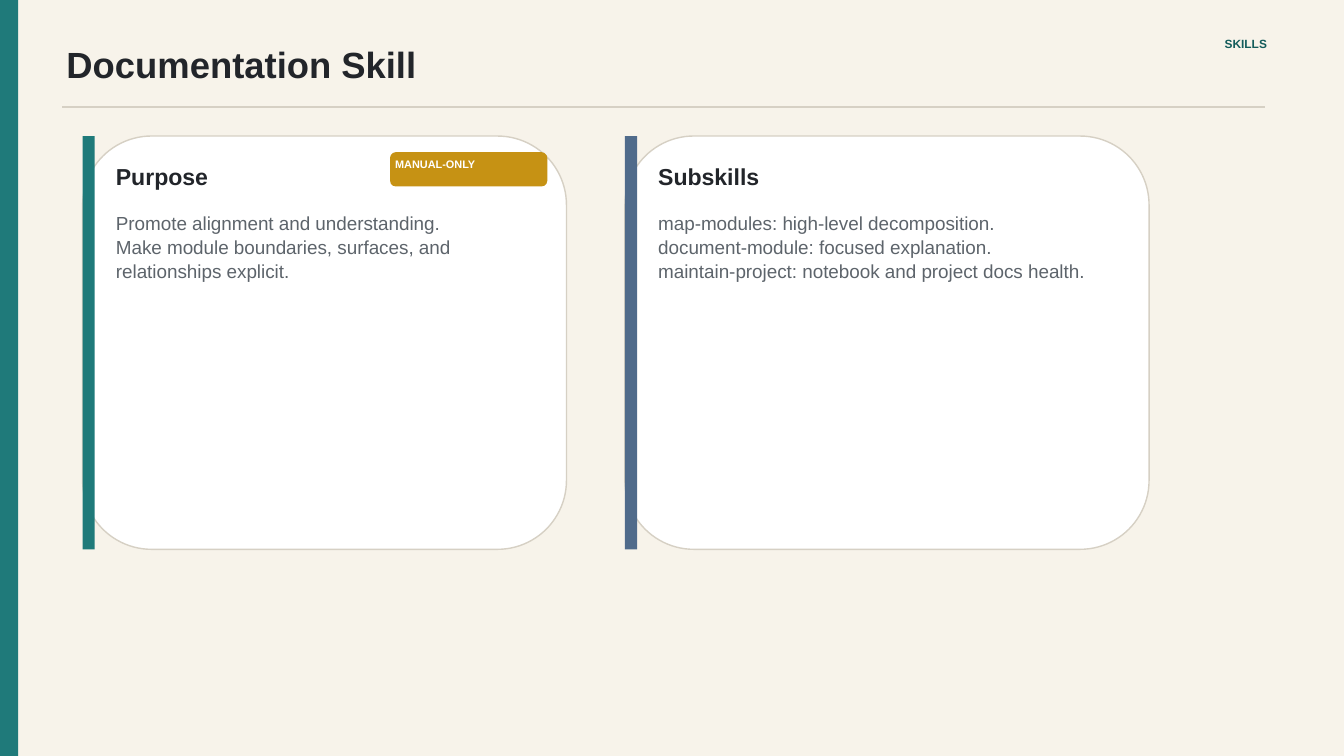
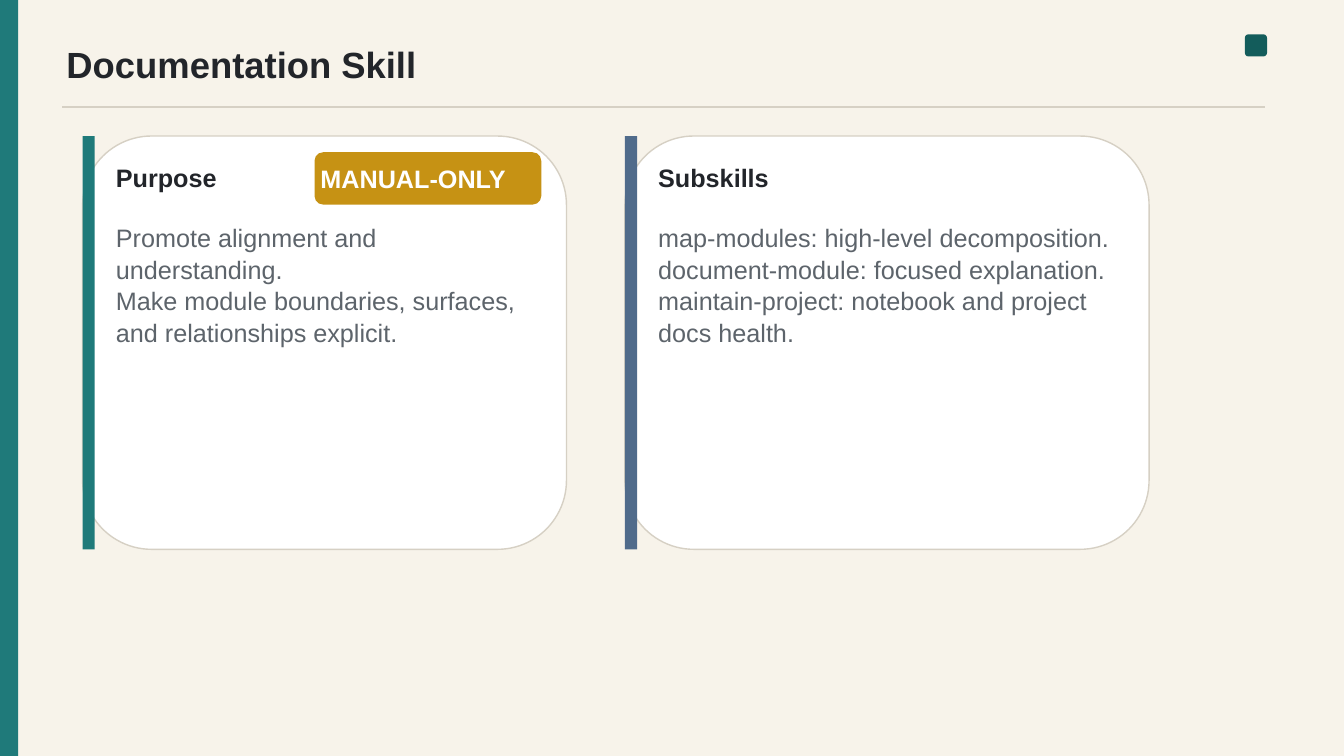
Before and after one commit to oclb/oconnorlab-agent-config, a slide deck: slide 23 of presentations/lab-agent-config-update/lab-agent-config-update.pptx (slide 22 before the commit). Drawn at 1344x756 pixels with LibreOffice and Linux fonts; fonts in the diff are those of the drawing. Boxes give left, top, right and bottom in pixels: in the first picture for what was removed or moved away, otherwise in the second. Text is boxed around its words. In the diff, an @@ line names an element or a change of style, - is before the commit and + after.

```diff
--- a/presentations/lab-agent-config-update/lab-agent-config-update.pptx
+++ b/presentations/lab-agent-config-update/lab-agent-config-update.pptx
@@ text removed at bbox=[1225, 39, 1267, 48] @@
-SKILLS
@@ rounded rectangle added at bbox=[1245, 34, 1267, 56], fill #135C5B @@
@@ text "Purpose" at bbox=[116, 169, 217, 193]: size 16.5 to 18 pt @@
@@ rounded rectangle: place and size @@
-rounded rectangle at bbox=[390, 152, 547, 187]
+rounded rectangle at bbox=[315, 152, 541, 205]
@@ text "MANUAL-ONLY": place and size @@
-text "MANUAL-ONLY" at bbox=[395, 160, 475, 168]
+text "MANUAL-ONLY" at bbox=[320, 170, 505, 189]
@@ text "MANUAL-ONLY" at bbox=[320, 170, 505, 189]: size 7.8 to 18 pt @@
@@ text "Subskills" at bbox=[658, 168, 769, 188]: size 16.5 to 18 pt @@
@@ text "Promote alignment and understanding.": place and size @@
-text "Promote alignment and understanding." at bbox=[116, 216, 450, 282]
+text "Promote alignment and understanding." at bbox=[116, 228, 515, 347]
@@ text "Promote alignment and understanding." at bbox=[116, 228, 515, 347]: size 13.5 to 18 pt @@
@@ text "map-modules: high-level decomposition." at bbox=[658, 228, 1109, 342]: size 13.5 to 18 pt @@
@@ text "map-modules: high-level decomposition.": place and size @@
-text "map-modules: high-level decomposition." at bbox=[658, 216, 1084, 282]
+text "map-modules: high-level decomposition." at bbox=[658, 228, 1109, 342]
```
Also in this commit, not shown: 28 other slides changed, 1 slide added, 22 other files.
